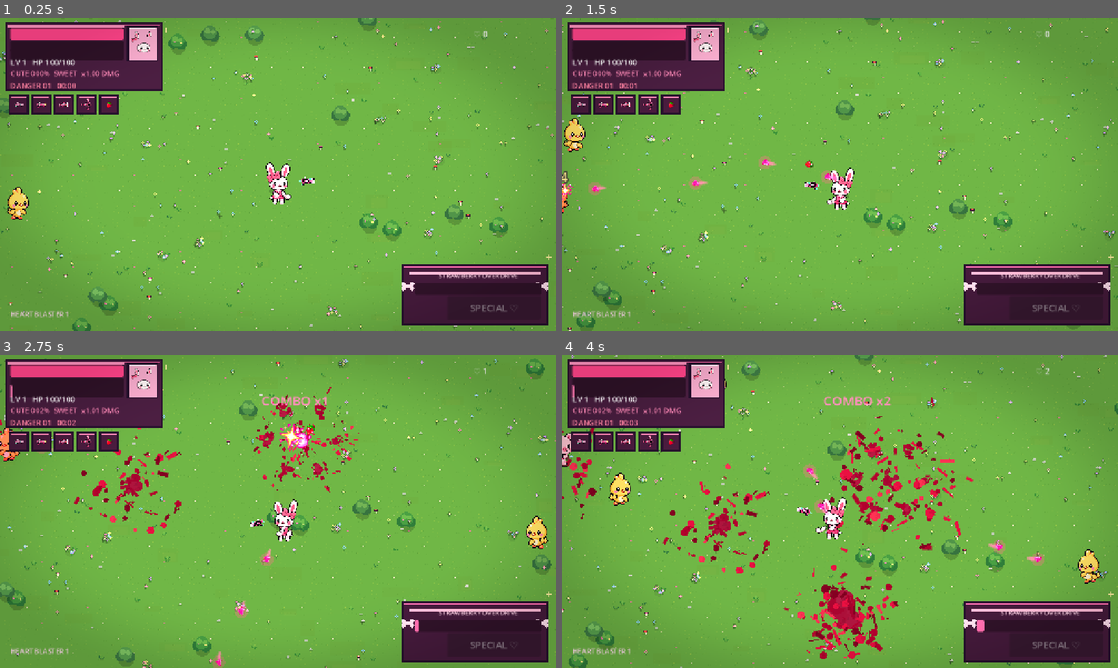
Above: before the commit, frames 1-4 (two rows, left to right).
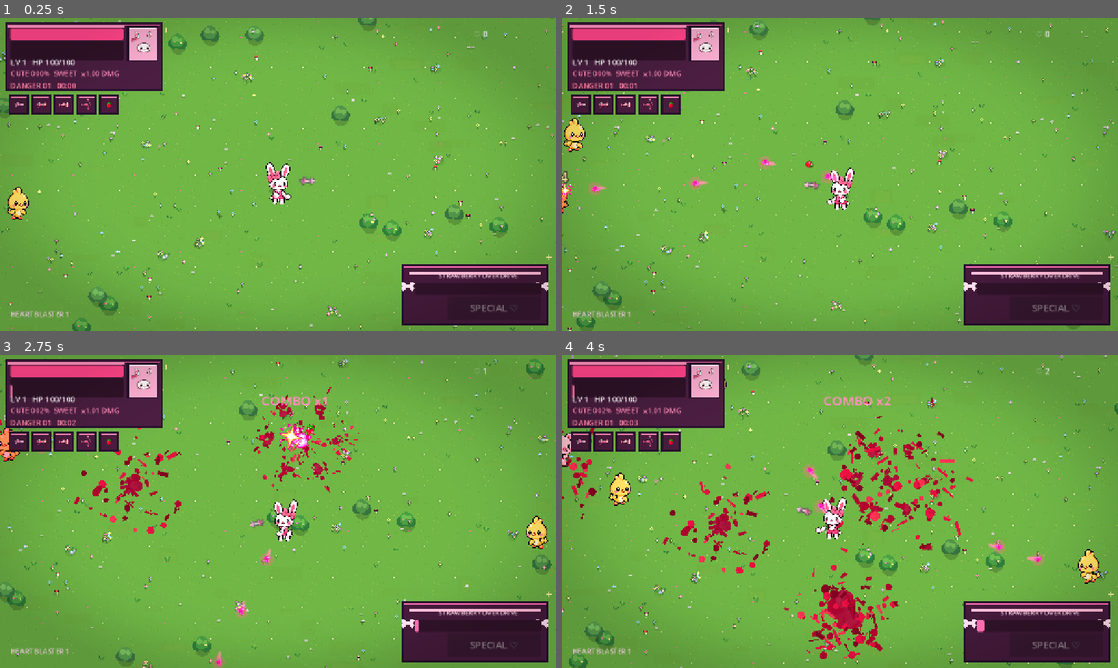
Above: after the commit, the same moments.

Repository: ramonsamagaio/cutecuterampage
Game: Godot game, scene res://scenes/Main.tscn
Same seed, same stepped clock (60 frames per second), same inputs: the game is played once before the commit and once after it.
Inputs (mouse positions are in pixels of both pictures, inside the frame that each line leads up to):
- Up to frame 1 (0.25 s): no input
- Up to frame 2 (1.5 s): tap Enter at 0.5 s; move the mouse to (962, 158) at 0.52 s; hold Right (ui_right) 0.53-1.28 s; tap Shift at 0.6 s; tap Space at 0.77 s; move the mouse to (728, 190) at 1.27 s; hold Down (ui_down) from 1.28 s (still down); tap Z at 1.35 s
- Up to frame 3 (2.75 s): tap Space at 1.52 s; move the mouse to (333, 442) at 2.02 s; release Down (ui_down) at 2.03 s; hold Right (ui_right) from 2.03 s (still down); tap X at 2.1 s
- Up to frame 4 (4 s): move the mouse to (812, 574) at 2.77 s; release Right (ui_right) at 2.78 s; hold Up (ui_up) 2.78-3.53 s; tap C at 2.85 s; tap Space at 3.02, 3.77 s; move the mouse to (1006, 558) at 3.52 s; hold Left (ui_left) from 3.53 s (still down); tap Shift at 3.6 s

The runs differ from the first frame. In frame 1, 0.2% of the frame differs, in the area x 1-57%, y 4-64%; in frame 2, 0.2%; in frame 3, 0.2%, in the area x 0-98%, y 4-100%; in frame 4, 0.2%.

Commit message:
visual: smooth cached art sampling without runtime cost

Diff:
--- a/scripts/art/cutout_art_part.gd
+++ b/scripts/art/cutout_art_part.gd
@@ -24,8 +24,8 @@
 		_original_cache[path] = source_texture
 	return source_texture
 
-# Standalone art (weapons, FX, HUD) is allowed to trim transparent margins and bake
-# a tiny nearest-neighbour texture. Registered character body layers never call this.
+# Standalone art is baked once and cached. Lanczos keeps the supplied illustration
+# clean when reduced for HUD/projectiles, instead of creating the crunchy AI/pixel read.
 static func make_small_texture(path: String, max_size: Vector2i) -> Texture2D:
 	if path.is_empty() or not ResourceLoader.exists(path):
 		return null
@@ -49,7 +49,7 @@
 	var ratio: float = minf(ratio_x, ratio_y)
 	var baked_width: int = maxi(1, roundi(float(cropped.get_width()) * ratio))
 	var baked_height: int = maxi(1, roundi(float(cropped.get_height()) * ratio))
-	cropped.resize(baked_width, baked_height, Image.INTERPOLATE_NEAREST)
+	cropped.resize(baked_width, baked_height, Image.INTERPOLATE_LANCZOS)
 	var baked_texture: ImageTexture = ImageTexture.create_from_image(cropped)
 	_standalone_cache[cache_key] = baked_texture
 	return baked_texture
@@ -71,7 +71,7 @@
 	sprite = Sprite2D.new()
 	sprite.name = "Art"
 	sprite.centered = true
-	sprite.texture_filter = CanvasItem.TEXTURE_FILTER_NEAREST
+	sprite.texture_filter = CanvasItem.TEXTURE_FILTER_LINEAR
 	add_child(sprite)
 
 func _rebuild() -> void:
@@ -86,7 +86,7 @@
 	sprite.visible = true
 
 	# Registered body-part PNGs keep their complete transparent canvas. Every part is
-	# scaled by the exact same full-canvas factor, so Photoshop registration survives.
+	# scaled by the same full-canvas factor so Photoshop registration survives.
 	var source_size: Vector2 = original_texture.get_size()
 	var fit: float = RegisteredTextureMath.fit_scale(original_texture, target_size)
 	sprite.scale = Vector2.ONE * fit
@@ -97,7 +97,7 @@
 
 func add_blood_stain(local_pos: Vector2 = Vector2.ZERO) -> void:
 	blood_stains.append(local_pos)
-	if blood_stains.size() > 10:
+	if blood_stains.size() > 8:
 		blood_stains.pop_front()
 	queue_redraw()
 
@@ -109,5 +109,5 @@
 
 func _draw() -> void:
 	for stain: Vector2 in blood_stains:
-		draw_rect(Rect2(stain - Vector2(2.0, 1.5), Vector2(4.0, 3.0)), Color("9e092c"))
-		draw_rect(Rect2(stain + Vector2(1.0, 1.0), Vector2(2.0, 2.0)), Color("e32642"))
+		draw_circle(stain, 2.2, Color("9e092c"))
+		draw_circle(stain + Vector2(1.2, 1.0), 1.2, Color("e32642"))
